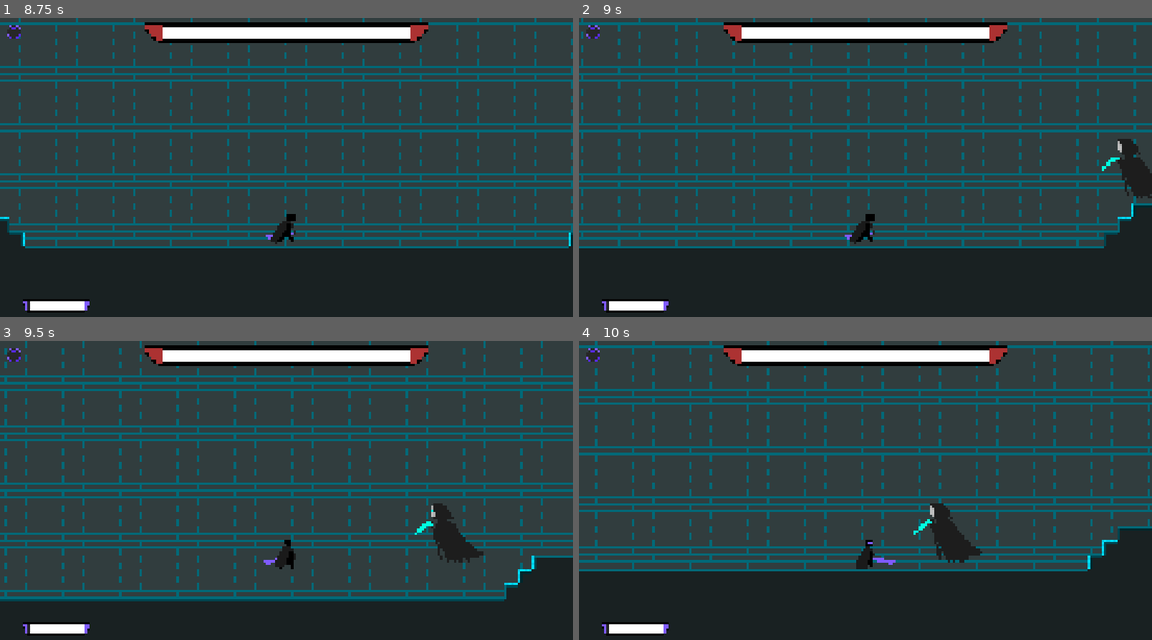
Above: before the commit, frames 1-4 (two rows, left to right).
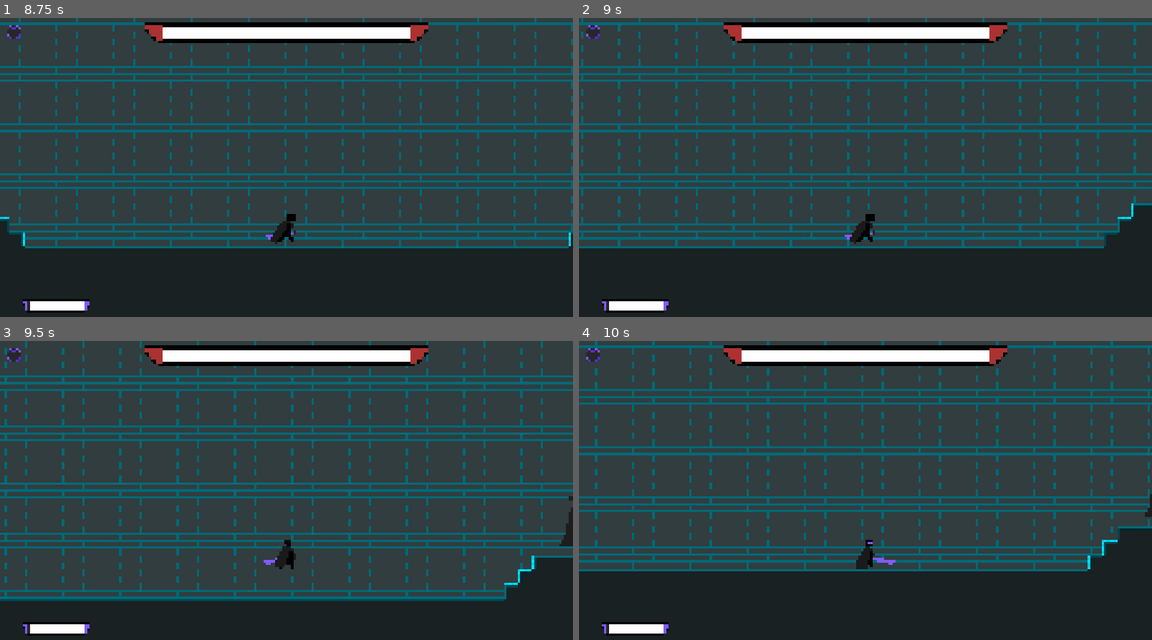
Above: after the commit, the same moments.

Repository: AnejMajnik/soulsvania
Game: Godot game, scene res://scenes/boss_fight_2.tscn
The game is run twice, just before and just after one commit, with the same random seed, the same clock (stepped at 60 frames per second) and the same inputs. Sound files missing from this copy of the repository are replaced by a short silence.
Inputs (mouse positions are in pixels of both pictures, inside the frame that each line leads up to):
- Up to frame 1 (8.75 s): tap Enter at 0.5 s; move the mouse to (412, 161) at 0.52 s; hold D (move_right) 0.53-2.03 s; click (412, 161) at 0.6 s; tap Space (jump) at 0.77, 1.52, 3.02, 3.77, 4.52, 6.02, 6.77, 7.52 s; tap Shift (dash) at 0.8, 1.35, 2.3, 3.6, 5.1, 6.8, 7.35, 8.3 s; move the mouse to (171, 194) at 1.27 s; click (171, 194) at 1.55 s; move the mouse to (343, 107) at 2.02 s; hold A (move_left) 2.03-2.78 s; click (343, 107) at 2.1 s; move the mouse to (257, 242) at 2.77 s; hold D (move_right) 2.78-4.28 s; right-click (257, 242) at 2.85 s; click (257, 242) at 3.05 s; move the mouse to (458, 227) at 3.52 s; move the mouse to (114, 131) at 4.27 s; hold A (move_left) 4.28-5.03 s; click (114, 131) at 4.35 s; move the mouse to (315, 179) at 5.02 s; hold D (move_right) 5.03-5.78 s; move the mouse to (200, 98) at 5.77 s; hold A (move_left) 5.78-7.28 s; click (200, 98) at 5.85 s; move the mouse to (412, 161) at 6.52 s; right-click (412, 161) at 6.6 s; move the mouse to (171, 194) at 7.27 s; hold D (move_right) from 7.28 s (still down); click (171, 194) at 7.55 s; move the mouse to (343, 107) at 8.02 s; click (343, 107) at 8.1 s
- Up to frame 2 (9 s): keep holding D (move_right); move the mouse to (836, 242) at 8.77 s; tap Shift (dash) at 8.85 s
- Up to frame 3 (9.5 s): keep holding D (move_right); tap Space (jump) at 9.02 s; click (257, 565) at 9.05 s
- Up to frame 4 (10 s): move the mouse to (1037, 550) at 9.52 s; release D (move_right) at 9.53 s; hold A (move_left) from 9.53 s (still down); click (1037, 550) at 9.6 s; tap Space (jump) at 9.77 s; tap Shift (dash) at 9.8 s

Frame 1 is identical in both runs. In frame 2, 0.8% of the frame differs, in the area x 91-100%, y 40-61%; in frame 3, 1.1%, in the area x 72-100%, y 51-75%; in frame 4, 1.0%.

Commit message:
Fixed the ActionAttack leaf node of the behavior tree. Added ActionIdle leaf node

Diff:
--- a/scenes/bosses/reaper_boss/reaper_boss.tscn
+++ b/scenes/bosses/reaper_boss/reaper_boss.tscn
@@ -10,6 +10,7 @@
 [ext_resource type="Script" uid="uid://1nb30evmdaf1" path="res://scripts/reaper_boss/behavior_tree/action_attack.gd" id="8_yu1bn"]
 [ext_resource type="Script" uid="uid://di8q82nr2lr0o" path="res://scripts/reaper_boss/behavior_tree/condition_in_sight.gd" id="9_fa58e"]
 [ext_resource type="Script" uid="uid://bv7ekf856v48e" path="res://scripts/reaper_boss/behavior_tree/action_chase.gd" id="10_njlho"]
+[ext_resource type="Script" uid="uid://60midalrigh2" path="res://scripts/reaper_boss/behavior_tree/action_idle.gd" id="11_ham4e"]
 
 [sub_resource type="ShaderMaterial" id="ShaderMaterial_qblgn"]
 shader = ExtResource("2_53llj")
@@ -154,7 +155,6 @@
 
 [sub_resource type="Animation" id="Animation_jiko1"]
 resource_name = "attack_combo"
-length = 0.7
 step = 0.1
 tracks/0/type = "value"
 tracks/0/imported = false
@@ -175,15 +175,30 @@
 tracks/1/interp = 1
 tracks/1/loop_wrap = true
 tracks/1/keys = {
-"times": PackedFloat32Array(0, 0.1, 0.3, 0.4, 0.6),
+"times": PackedFloat32Array(0, 0.1, 0.4, 0.5, 0.9),
 "transitions": PackedFloat32Array(1, 1, 1, 1, 1),
 "update": 1,
 "values": [0, 1, 2, 3, 4]
+}
+tracks/2/type = "method"
+tracks/2/imported = false
+tracks/2/enabled = true
+tracks/2/path = NodePath("BehaviorTree/SequenceAttack/ActionAttack")
+tracks/2/interp = 1
+tracks/2/loop_wrap = true
+tracks/2/keys = {
+"times": PackedFloat32Array(0.9),
+"transitions": PackedFloat32Array(1),
+"values": [{
+"args": [],
+"method": &"attack_anim_finished"
+}]
 }
 
 [sub_resource type="Animation" id="Animation_ham4e"]
 resource_name = "idle"
 length = 0.8
+loop_mode = 1
 step = 0.2
 tracks/0/type = "value"
 tracks/0/imported = false
@@ -213,6 +228,7 @@
 [sub_resource type="Animation" id="Animation_m31w0"]
 resource_name = "move"
 length = 0.8
+loop_mode = 1
 step = 0.2
 tracks/0/type = "value"
 tracks/0/imported = false
@@ -265,7 +281,6 @@
 libraries/ = SubResource("AnimationLibrary_jiko1")
 
 [node name="CollisionShape2D" type="CollisionShape2D" parent="." unique_id=2094913173]
-position = Vector2(0, 3)
 shape = SubResource("CapsuleShape2D_nrent")
 
 [node name="Sounds" type="Node2D" parent="." unique_id=1101772304]
@@ -301,3 +316,7 @@
 [node name="ActionChase" type="Node" parent="BehaviorTree/SequenceChase" unique_id=205532277]
 script = ExtResource("10_njlho")
 metadata/_custom_type_script = "uid://dc8g47p2847ar"
+
+[node name="ActionIdle" type="Node" parent="BehaviorTree" unique_id=46481340]
+script = ExtResource("11_ham4e")
+metadata/_custom_type_script = "uid://dc8g47p2847ar"
--- a/scripts/behavior_tree/selector.gd
+++ b/scripts/behavior_tree/selector.gd
@@ -3,13 +3,11 @@
 
 func tick(delta: float) -> Status:
 	var children = get_bt_children()
-	for i in range(current_child_index, children.size()):
+	for i in range(children.size()):
 		var result = children[i].tick(delta)
 		if result == Status.RUNNING:
 			current_child_index = i
 			return Status.RUNNING
 		if result == Status.SUCCESS:
-			current_child_index = 0
 			return Status.SUCCESS
-	current_child_index = 0
 	return Status.FAILURE
--- a/scripts/reaper_boss/behavior_tree/action_attack.gd
+++ b/scripts/reaper_boss/behavior_tree/action_attack.gd
@@ -2,7 +2,20 @@
 class_name ActionAttack
 
 @onready var boss = Autoload.boss_node
+var started: bool = false
+var animation_finished: bool = false
 
 func tick(delta: float) -> Status:
-	boss.play_animation("attack_combo")
+	if !started:
+		boss.play_animation("attack_combo")
+		started = true
+
+	if animation_finished:
+		started = false
+		animation_finished = false
+		return Status.SUCCESS
+
 	return Status.RUNNING
+
+func attack_anim_finished() -> void:
+	animation_finished = true
--- /dev/null
+++ b/scripts/reaper_boss/behavior_tree/action_idle.gd
@@ -0,0 +1,14 @@
+extends Leaf
+class_name ActionIdle
+
+var started := false
+
+@onready var boss = Autoload.boss_node
+
+func tick(_delta: float) -> Status:
+	if not started:
+		started = true
+		print("starting idle")
+		boss.play_animation("idle")
+
+	return Status.RUNNING
--- a/scripts/reaper_boss/behavior_tree/condition_in_range.gd
+++ b/scripts/reaper_boss/behavior_tree/condition_in_range.gd
@@ -6,7 +6,6 @@
 @onready var player: Player = Autoload.player_node
 
 func tick(delta: float) -> Status:
-	print("boss: ", boss, " | player: ", player)
 	var distance = boss.global_position.distance_to(player.global_position)
 	if distance <= attack_range:
 		return Status.SUCCESS
--- a/scripts/reaper_boss/behavior_tree/condition_in_sight.gd
+++ b/scripts/reaper_boss/behavior_tree/condition_in_sight.gd
@@ -1,7 +1,7 @@
 extends Leaf
 class_name ConditionInSight
 
-@export var sight_range := 400
+@export var sight_range := 300
 @onready var boss = Autoload.boss_node
 @onready var player: Player = Autoload.player_node
 
--- a/scripts/reaper_boss/reaper_boss.gd
+++ b/scripts/reaper_boss/reaper_boss.gd
@@ -15,7 +15,6 @@
 
 func _ready() -> void:
 	health = max_health
-	animated_sprite.play("idle")
 
 func flash_take_damage() -> void:
 	animated_sprite.material.set_shader_parameter("flash_color", Color(1.0, 1.0, 1.0, 1.0))
@@ -26,6 +25,7 @@
 	animated_sprite.material.set_shader_parameter("flash_amount", value)
 
 func play_animation(anim_name: String) -> void:
+	animation_player.stop()
 	animation_player.play(anim_name)
 
 func flip_sprite(value: bool) -> void:
Not shown, added: scripts/reaper_boss/behavior_tree/action_idle.gd.uid
Not shown, changed: dev_logs/dev_logs.md
